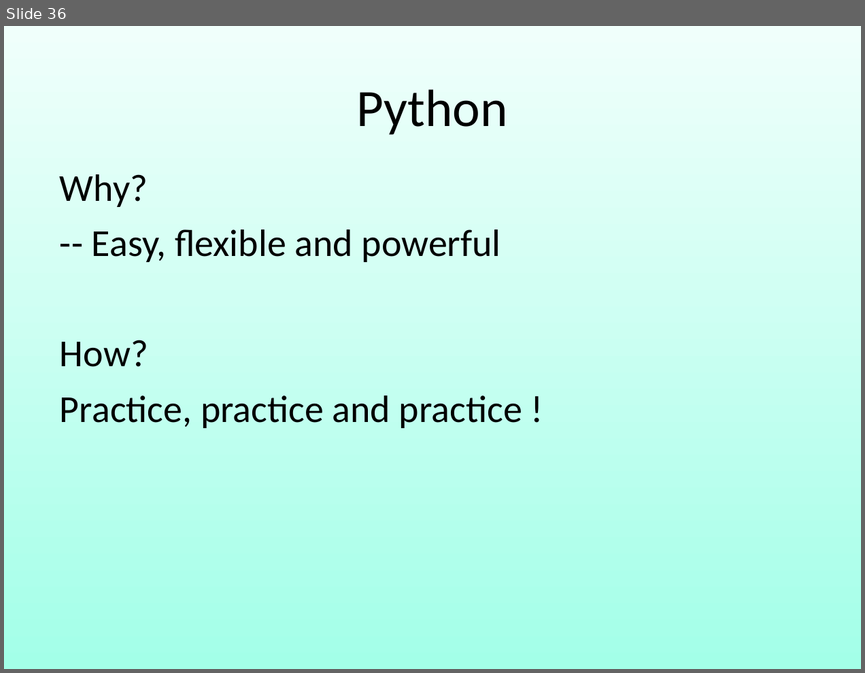
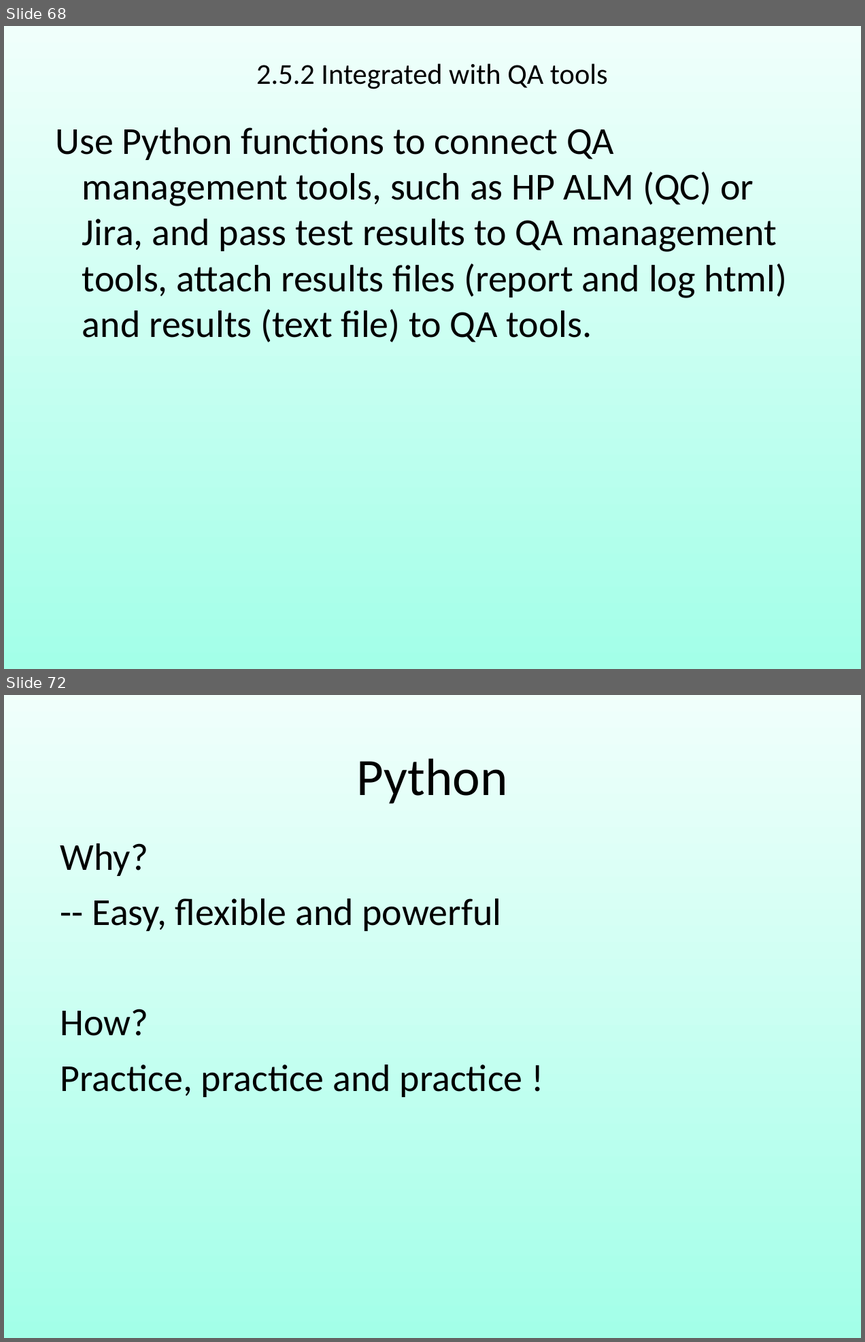
Before and after one commit to robin3795/Data, a slide deck: 2018_1.ppt. Shown one above the other, each under a label of ours: slide 36 before the commit, slides 68 and 72 after it; the slides between them are not shown. The pictures are 865x673 and 865x1342 pixels, drawn with LibreOffice and Linux fonts; fonts in the diff are those of the drawing. Boxes give left, top, right and bottom in pixels: in the first picture for what was removed or moved away, otherwise in the second. Text is boxed around its words. In the diff, an @@ line names an element or a change of style, - is before the commit and + after.

```diff
--- a/2018_1.ppt
+++ b/2018_1.ppt
@@ slide 68 added at box(4, 26, 861, 669), background gradient #F0FFFB to #A3FFE8 @@
@@ free added at box(47, 52, 818, 101), 24.2 pt, text #000000 @@
+2.5.2 Integrated with QA tools
@@ free added at box(41, 112, 818, 631), 32 pt, text #000000 @@
+Use Python functions to connect QA management tools, such as HP ALM (QC) or Jira, and pass test results to QA management tools, attach results files (report and log html) and results (text file) to QA tools.
@@ what was slide 36 is now slide 72 @@
```
Also in this commit, not shown: 10 slides changed, 38 other slides added, 2 slides removed.
